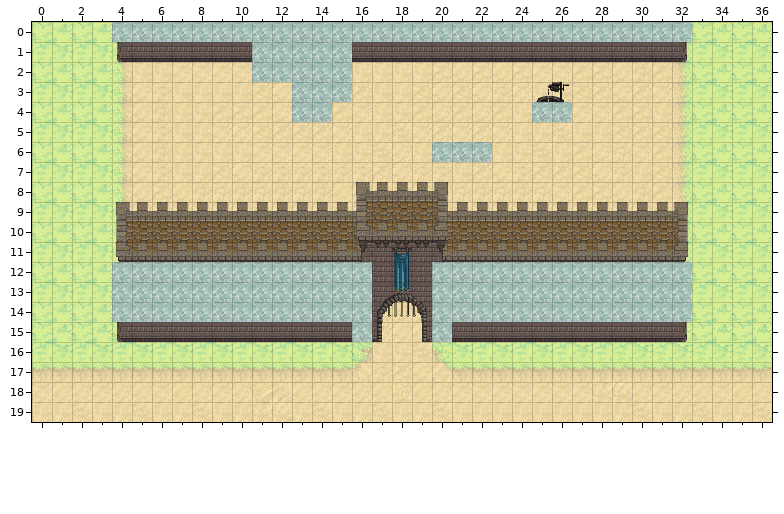
Two states of a Tiled map (JSON), assets/Map/NewestMap.json. That is the earlier state.
Cells are 32x32 px. Shown: x 0..36, y 0..19.
The same view after the edit:
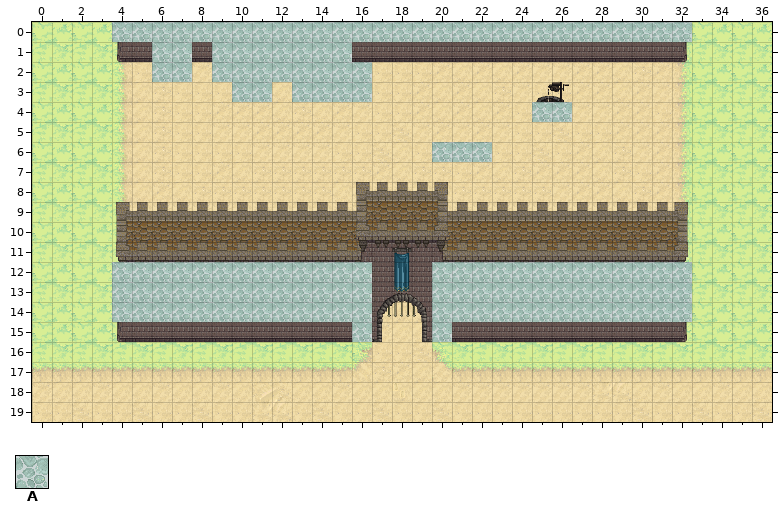
Key: from "ground_tiles": A 211.
_ is an empty cell.
Change:
Layer "OnTop2":
The author cleared the tile that lay hidden in row 4 at x 13 to 14.
Layer "OnTop3":
The author cleared the tile that lay hidden in row 4 at x 13 to 14.
Layer "Clipped":
The edit adds tile A in row 1 at x 6 to 7 and 9 to 10; in row 2 at x 6 to 7, 9 to 10 and 16; in row 3 at x 10 to 11 and 16.
The author cleared tile A in row 4 at x 13 to 14.
Changed places in both pictures, as pixel boxes (x1, y1, x2, y2):
added: (152, 42, 192, 82)
added: (212, 42, 272, 102)
added: (352, 62, 372, 102)
removed: (292, 102, 332, 122)
